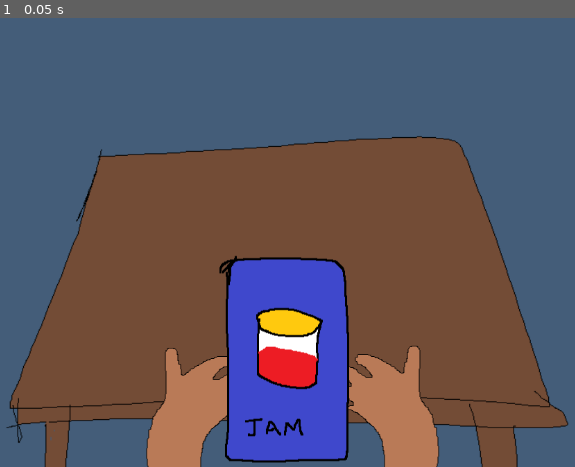
Above: before the commit, frame 1.
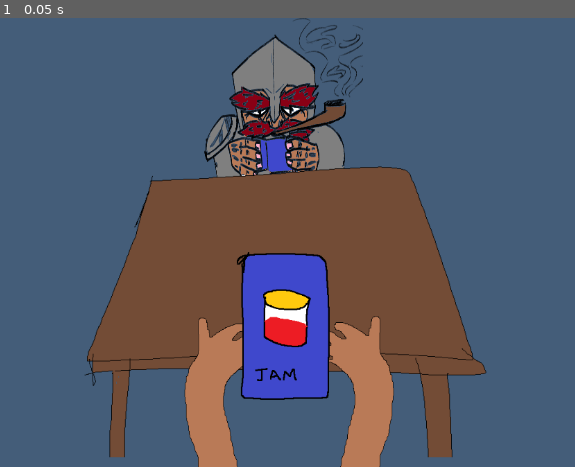
Above: after the commit, the same moment.

Repository: wadlo/cards-against-jam-sanity
Game: Godot game, scene res://GameScene.tscn
Two runs of this game, one before a commit and one after it. Both use one fixed random seed, a clock stepped at 60 frames per second and the inputs below.
Inputs:
- Up to frame 1 (0.05 s): no input

The runs differ from the first frame. In frame 1, 36% of the frame differs, in the area x 1-99%, y 0-100%.

Commit message:
Add dwarf

Diff:
--- a/src/GameScene.tscn
+++ b/src/GameScene.tscn
@@ -1,12 +1,14 @@
-[gd_scene load_steps=4 format=3 uid="uid://b750hr51q1ltb"]
+[gd_scene load_steps=5 format=3 uid="uid://b750hr51q1ltb"]
 
 [ext_resource type="Texture2D" uid="uid://de4yt00hg2ffj" path="res://Graphics/Table.png" id="1_3banv"]
 [ext_resource type="Texture2D" uid="uid://ck1shdalqe6x3" path="res://Graphics/Hand.png" id="2_8wo47"]
 [ext_resource type="Texture2D" uid="uid://ceiyqxx4c5xwh" path="res://Graphics/JamCard.png" id="3_84838"]
+[ext_resource type="Texture2D" uid="uid://cew85a1oysy5d" path="res://Graphics/DwarfNeutral.png" id="4_mdx6l"]
 
 [node name="Node2D" type="Node2D"]
 
 [node name="Camera2D" type="Camera2D" parent="."]
+zoom = Vector2(0.715, 0.715)
 
 [node name="Table" type="Sprite2D" parent="."]
 modulate = Color(0.619608, 0.619608, 0.619608, 1)
@@ -26,3 +28,9 @@
 [node name="JamCard" type="Sprite2D" parent="."]
 position = Vector2(8, 172)
 texture = ExtResource("3_84838")
+
+[node name="DwarfNeutral" type="Sprite2D" parent="."]
+z_index = -1
+position = Vector2(-5, -226)
+scale = Vector2(0.263389, 0.31445)
+texture = ExtResource("4_mdx6l")
Binary file added: src/Graphics/DwarfNeutral.png
Not shown, added: src/Graphics/DwarfNeutral.png.import
